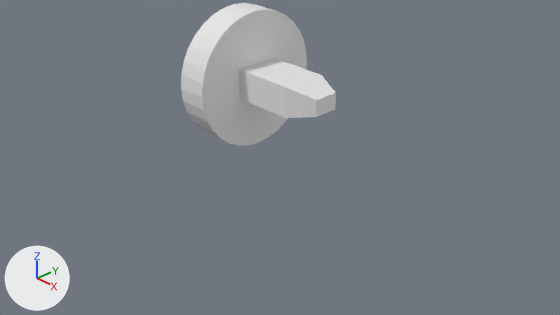
The Blender file external/fan_motor.blend as it was, and as the next commit left it.
Before and after are seen from the file's camera 'Camera'. Every picture has the same lights, and +X, +Y and +Z are marked at lower left.
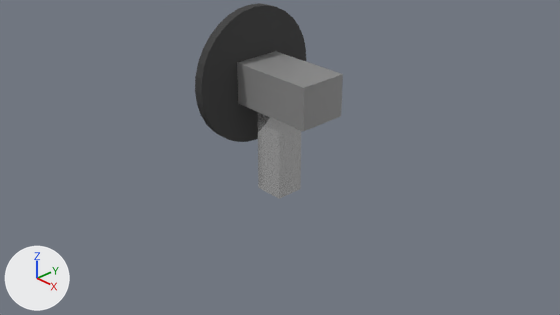
Where the newer file only moved an object's origin or applied its transform, the numbers keep the older frame.

Diff of the bpy script that builds the scene:
```diff
--- a/external/fan_motor.blend.py
+++ b/external/fan_motor.blend.py
@@ mat_material_005 @@
+mat_material_005 = principled_material('Material.005')
+mat_material_005.base_color = (0.8, 0.8, 0.8)  # white #e7e7e7
+mat_material_005.metallic = 0.764
+mat_material_005.roughness = 0.0
+mat_material_005.specular_ior_level = 1.0
@@ mat_material_004 @@
+mat_material_004 = principled_material('Material.004')
+mat_material_004.base_color = (0.253, 0.253, 0.253)  # grey #8a8a8a
@@ mat_material_006 @@
+mat_material_006 = principled_material('Material.006')
+mat_material_006.base_color = (0.0536, 0.0536, 0.0536)  # black #414141
+mat_material_006.roughness = 0.591
+mat_material_006.specular_ior_level = 0.173
@@ me_cube @@
 # used by ob_cube; location = (-0.002, 0.0, 1.029); scale = (0.451, 0.337, 0.22)
-me_cube.from_pydata(...)  # 8 vertices, 6 faces; spans x -1.0..1.0, y -1.0..1.0, z -1.0..1.0
+me_cube.from_pydata(...)  # 8 vertices, 6 faces; spans x -1.02..1.87, y -1.08..1.08, z -1.31..1.45
+# me_cube part 1: the whole mesh is rebuilt
+me_cube.materials.append(mat_material_004)  # grey #8a8a8a
@@ me_cube_002 @@
 # used by ob_cube_002; location = (0.581, 0.0, 1.029); scale = (0.132, 0.337, 0.22)
-me_cube_002.from_pydata(...)  # 12 vertices, 10 faces; spans x -1.0..2.37, y -1.0..1.0, z -1.0..1.0
+me_cube_002.from_pydata(...)  # 8 vertices, 6 faces; spans x -1.0..1.0, y -1.0..1.0, z -1.0..1.0
+# me_cube_002 part 2
+# 8 vertices are removed from x -0.75..2.37, y -1.0..1.0, z -1.0..1.0
+# 9 faces are deleted
+# 4 vertices are added at (1.0, -1.0, -1.0), (1.0, -1.0, 1.0), (1.0, 1.0, -1.0), (1.0, 1.0, 1.0)
+# 5 new faces join them
+me_cube_002.materials.append(mat_material_005)  # white #e7e7e7
@@ me_cylinder @@
+me_cylinder.from_pydata(...)  # a 32-sided cylinder along z spanning x -1.0..1.0, y -1.0..1.0, z -1.0..1.0
+me_cylinder.materials.append(mat_material_006)  # black #414141
@@ ob_cube_002 @@
 ob_cube_002 = bpy.data.objects.new('Cube.002', me_cube_002)
-ob_cube_002.location = (0.581, 0.0, 1.029)
-ob_cube_002.scale = (0.132, 0.337, 0.22)
+ob_cube_002.location = (0.0, 0.0, 0.087)
+ob_cube_002.scale = (0.225, 0.215, 0.666)
@@ ob_cylinder_001 @@
-ob_cylinder_001 = bpy.data.objects.new('Cylinder.001', me_cylinder_001)
-ob_cylinder_001.location = (-0.696, 0.001, 1.013)
-ob_cylinder_001.rotation_euler = (0.0, 1.571, 0.0)  # degrees (0, 90, 0)
-ob_cylinder_001.scale = (1.0, 1.0, 0.237)
@@ ob_cylinder @@
+ob_cylinder = bpy.data.objects.new('Cylinder', me_cylinder)
+ob_cylinder.location = (-0.541, 0.0, 1.069)
+ob_cylinder.rotation_euler = (1.571, 0.0, 1.571)  # degrees (90, 0, 90)
+ob_cylinder.scale = (1.0, 1.0, 0.0693)
```

Location of each change, [x1, y1, x2, y2] in pixels of the pictures (560 x 315 px):
'Cylinder.001', deleted: before [181, 3, 307, 146]
'Cylinder', added (black): after [195, 3, 306, 142]
'Cube', reshaped (32% wider, 35% taller): before [239, 58, 319, 117]; after [237, 51, 343, 131]
'Cube.002', reshaped, moved, rescaled: before [284, 74, 336, 118]; after [257, 112, 301, 199]
